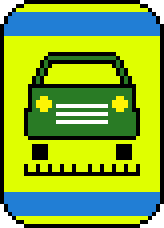
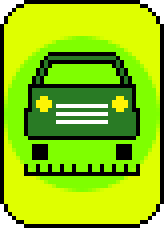
Layers edited between the first and the second w=164, h=228 image:
added layer "Circle" above "Color bands" over <box>4,36,160,192</box>
hid "Color bands" over <box>4,12,160,216</box>
